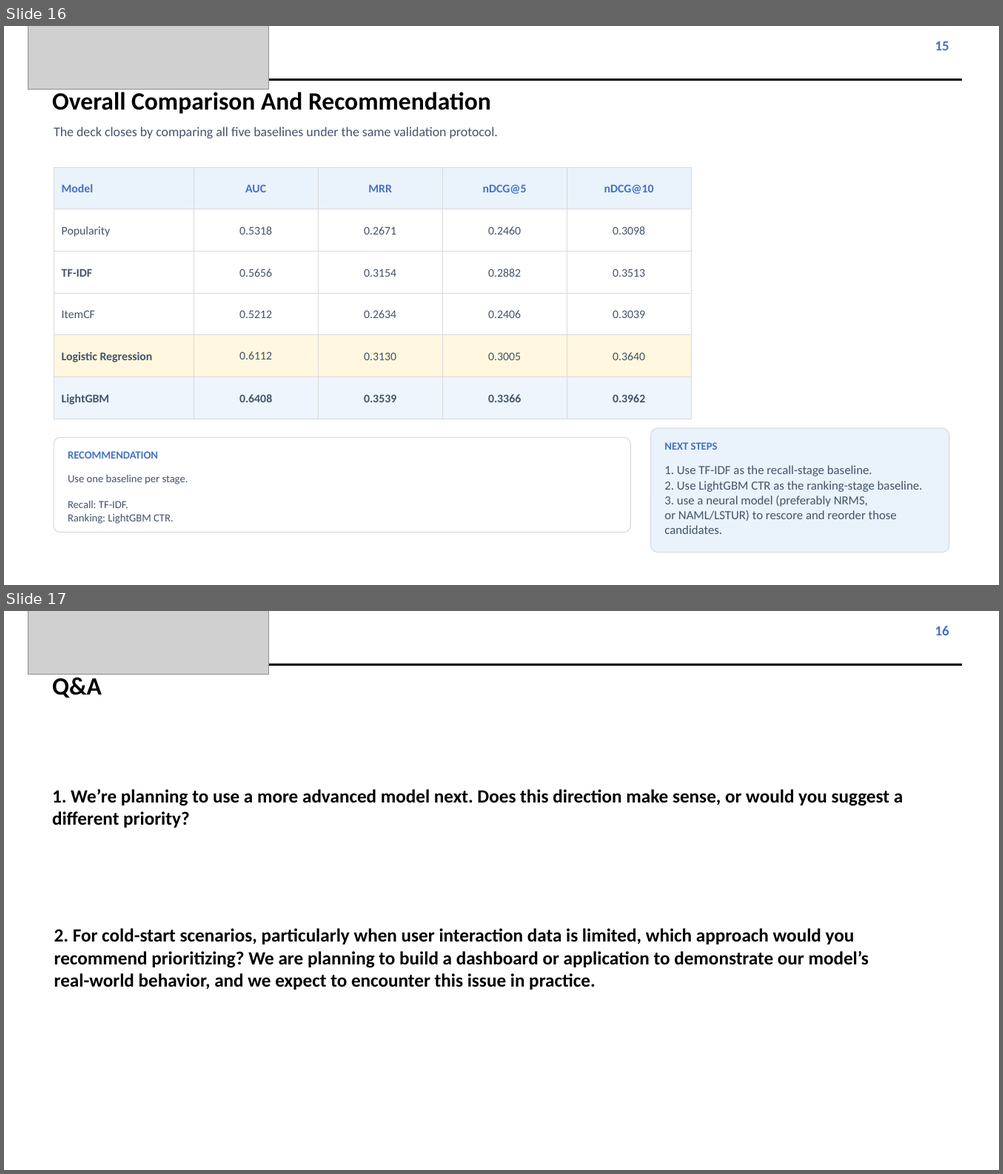
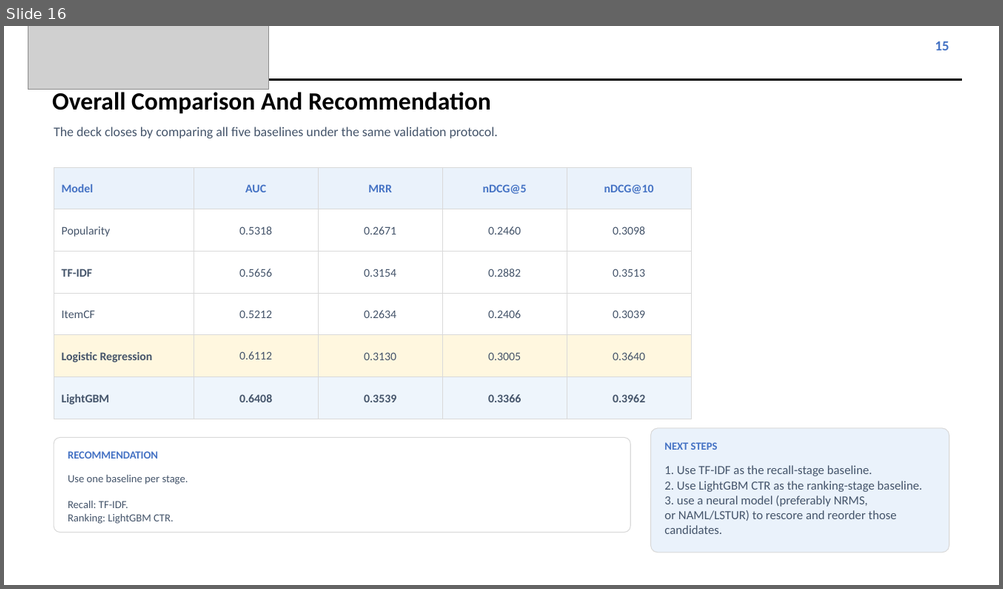
Before and after one commit to XiangningDeng/2026-MDSH-Submit, a slide deck: round1_baselines/Presentation1.pptx. Shown one above the other, each under a label of ours: slides 16 and 17 before the commit, slide 16 after it. The pictures are 1003x1174 and 1003x589 pixels, drawn with LibreOffice and Linux fonts; fonts in the diff are those of the drawing; grey boxes stand for pictures. Boxes give left, top, right and bottom in pixels: in the first picture for what was removed or moved away, otherwise in the second. Text is boxed around its words. In the diff, an @@ line names an element or a change of style, - is before the commit and + after.

Commit message:
ppt update

```diff
--- a/round1_baselines/Presentation1.pptx
+++ b/round1_baselines/Presentation1.pptx
@@ slide 17 removed at <box>4,611,999,1170</box>, background #FFFFFF @@
@@ picture removed at <box>28,611,269,675</box> @@
@@ text removed at <box>935,626,949,635</box> @@
-16
@@ rectangle removed at <box>41,664,962,666</box> @@
@@ text removed at <box>52,674,102,698</box> @@
-Q&A
@@ text removed at <box>52,789,902,828</box> @@
-1. We’re planning to use a more advanced model next. Does this direction make sense, or would you suggest a different priority?
@@ text removed at <box>54,928,868,990</box> @@
-2. For cold-start scenarios, particularly when user interaction data is limited, which approach would you recommend prioritizing? We are planning to build a dashboard or application to demonstrate our model’s real-world behavior, and we expect to encounter this issue in practice.
```
Also in this commit, not shown: 4 other files.
